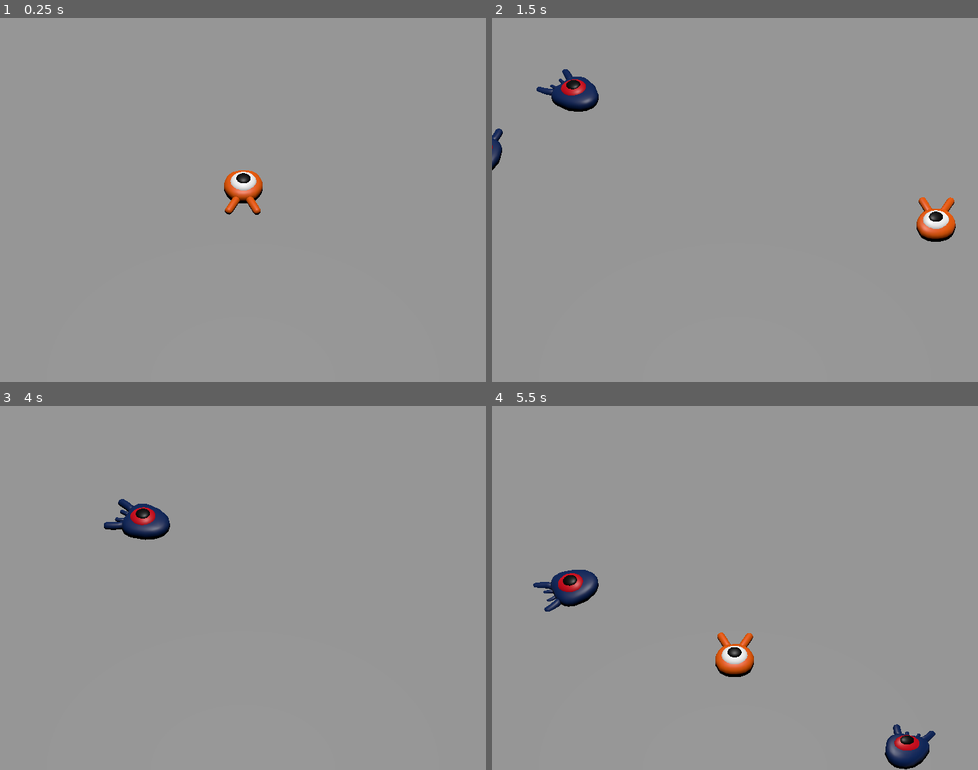
Above: before the commit, frames 1-4 (two rows, left to right).
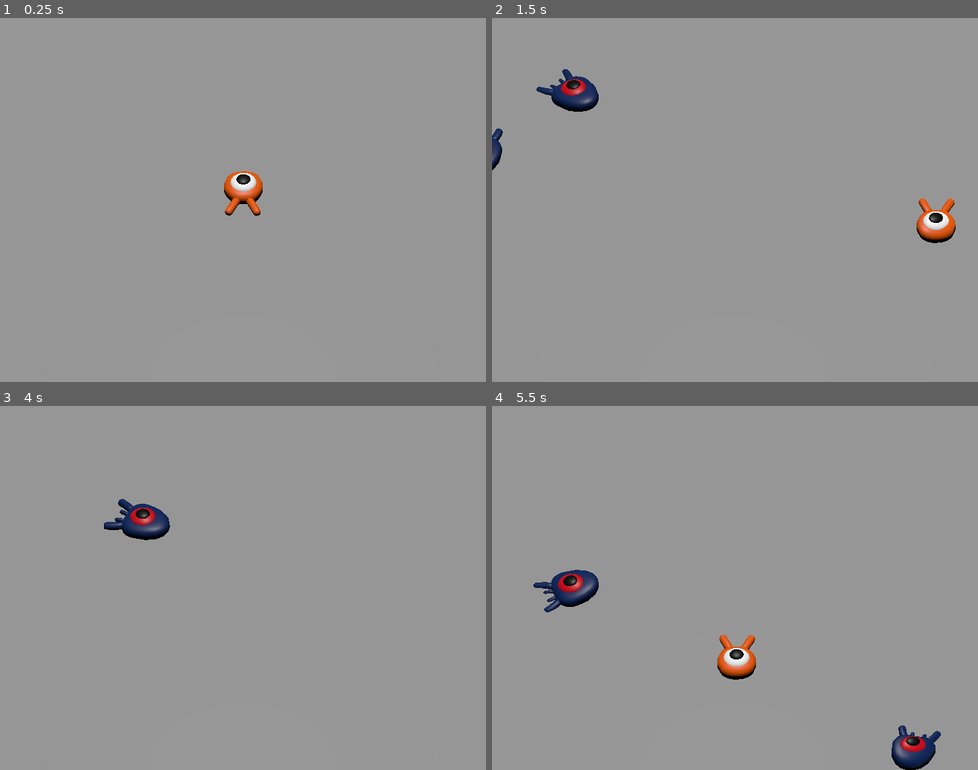
Above: after the commit, the same moments.

Repository: jayPreak/jump
Game: Godot game, scene res://main.tscn
Same seed, same stepped clock (60 frames per second), same inputs: the game is played once before the commit and once after it.
Inputs:
- Up to frame 1 (0.25 s): no input
- Up to frame 2 (1.5 s): tap Enter at 0.5 s; hold D (move_right) 0.53-1.28 s; tap Space (jump) at 0.77 s; hold S (move_back) from 1.28 s (still down)
- Up to frame 3 (4 s): tap Space (jump) at 1.52, 3.02, 3.77 s; release S (move_back) at 2.03 s; hold D (move_right) 2.03-2.78 s; hold W (move_forward) 2.78-3.53 s; hold Left (move_left) from 3.53 s (still down)
- Up to frame 4 (5.5 s): tap Space (jump) at 4.52 s; release Left (move_left) at 5.03 s; hold S (move_back) from 5.03 s (still down)

The runs differ from the first frame. In frame 1, 0.2% of the frame differs, in the area x 46-55%, y 41-55%; in frame 2, 0.2%; in frame 3, less than 0.1%; in frame 4, 1.3%, in the area x 8-93%, y 45-100%.

Commit message:
i am the one who jumps

Diff:
--- a/mob.tscn
+++ b/mob.tscn
@@ -4,7 +4,7 @@
 [ext_resource type="Script" path="res://mob.gd" id="1_pwjir"]
 
 [sub_resource type="BoxShape3D" id="BoxShape3D_ltjpi"]
-size = Vector3(1.9162, 0.610447, 1.82108)
+size = Vector3(2.63127, 0.89438, 3.58267)
 
 [node name="Mob" type="CharacterBody3D" groups=["mob"]]
 collision_layer = 2
@@ -16,7 +16,7 @@
 [node name="Character" parent="Pivot" instance=ExtResource("1_4bykp")]
 
 [node name="CollisionShape3D" type="CollisionShape3D" parent="."]
-transform = Transform3D(1, 0, 0, 0, 1, 0, 0, 0, 1, 0, 0.3, -0.006)
+transform = Transform3D(1, 0, 0, 0, 1, 0, 0, 0, 1, -0.0636019, 0.441967, 0.244727)
 shape = SubResource("BoxShape3D_ltjpi")
 
 [node name="VisibleOnScreenNotifier3D" type="VisibleOnScreenNotifier3D" parent="."]
--- a/player.gd
+++ b/player.gd
@@ -47,16 +47,19 @@
 		# We get one of the collisions with the player
 		var collision = get_slide_collision(index)
 
+
 		# If the collision is with ground
 		if collision.get_collider() == null:
 			continue
 
 		# If the collider is with a mob
 		if collision.get_collider().is_in_group("mob"):
+			print("uhhaaa")
 			var mob = collision.get_collider()
 			# we check that we are hitting it from above.
 			if Vector3.UP.dot(collision.get_normal()) > 0.1:
 				# If so, we squash it and bounce.
+				print("hellooo")
 				mob.squash()
 				target_velocity.y = bounce_impulse
 				# Prevent further duplicate calls.
--- a/player.tscn
+++ b/player.tscn
@@ -4,7 +4,7 @@
 [ext_resource type="Script" path="res://player.gd" id="1_yypf6"]
 
 [sub_resource type="SphereShape3D" id="SphereShape3D_ritho"]
-radius = 0.8
+radius = 0.723319
 
 [node name="Player" type="CharacterBody3D"]
 collision_mask = 6
